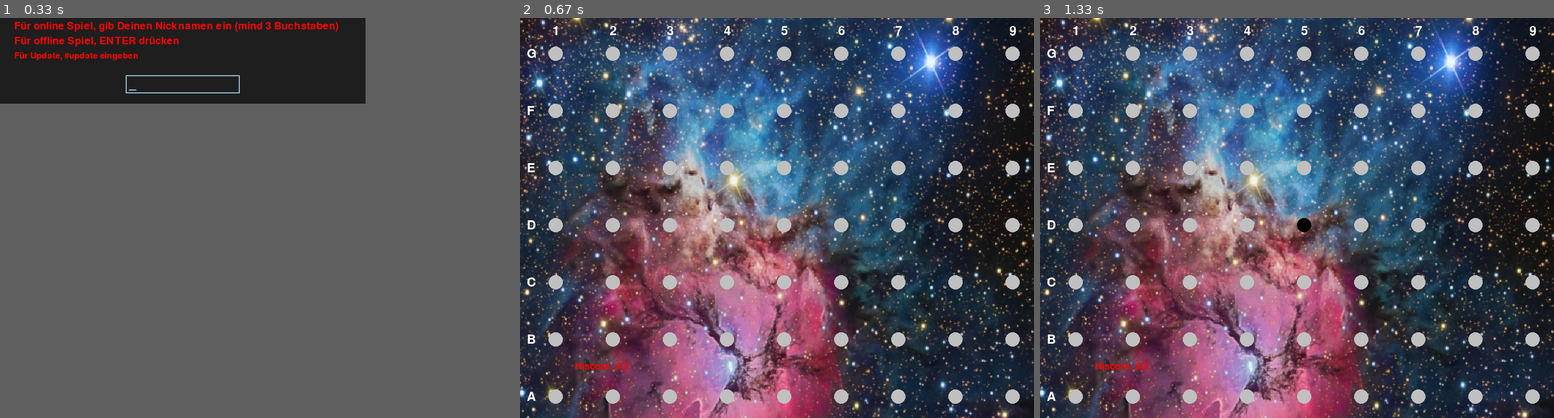
Above: before the commit, frames 1-3 (left to right).
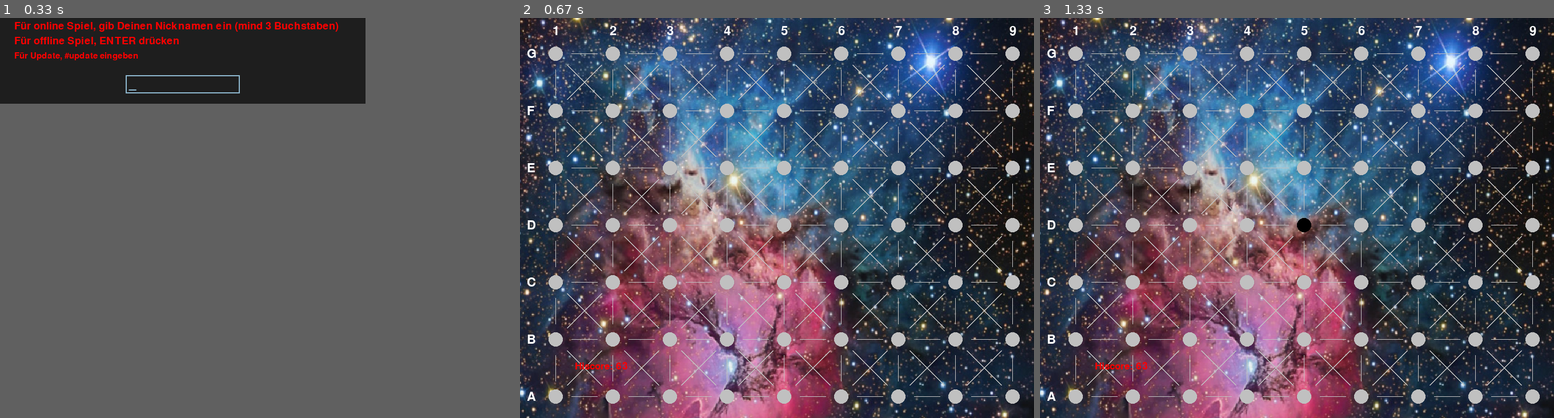
Above: after the commit, the same moments.

Repository: ltspicer/GALAXIS.electronic
Game: pygame game, started from galaxis.py
The game is run twice, just before and just after one commit, with the same random seed, the same clock (stepped at 60 frames per second) and the same inputs.
Inputs (mouse positions are in pixels of both pictures, inside the frame that each line leads up to):
- Up to frame 1 (0.33 s): no input
- Up to frame 2 (0.67 s): tap Enter at 0.33 s
- Up to frame 3 (1.33 s): click (1302, 246) at 0.72 s

Frame 1 is identical in both runs. In frame 2, 2.6% of the frame differs, in the area x 6-96%, y 8-95%; in frame 3, 2.6%.

Commit message:
Add files via upload
V7.5
Gitter hinzugefügt

Diff:
--- a/galaxis.py
+++ b/galaxis.py
@@ -1,9 +1,9 @@
 #!/usr/bin/python3
 
 ###############################
-#   GALAXIS electronic V7.4   #
+#   GALAXIS electronic V7.5   #
 #    von Daniel Luginbuehl    #
-#         (C) 2022            #
+#         (C) 2025            #
 #  webmaster@ltspiceusers.ch  #
 #                             #
 #        Serveradresse        #
@@ -580,14 +580,41 @@
     zahl = zahl * MULTIPLIKATOR
     return zahl
 
+# Kreuz zeichnen (Koordinaten sind links oben)
+def kreuz_zeichnen(spalte,reihe):
+    spalte = spalte * 4
+    reihe  = reihe * 4
+    start_punkt = (kor(spalte)+kor(3.3),kor(reihe)+kor(3.3))
+    end_punkt   = (kor(spalte)+kor(5.7),kor(reihe)+kor(5.7))
+    pygame.draw.line(fenster, GRAU, start_punkt, end_punkt, 2)
+    start_punkt = (kor(spalte)+kor(3.3),kor(reihe)+kor(5.7))
+    end_punkt   = (kor(spalte)+kor(5.7),kor(reihe)+kor(3.3))
+    pygame.draw.line(fenster, GRAU, start_punkt, end_punkt, 2)
+
+# Horizontallinie zeichnen
+def horizontal_linie_zeichnen(spalte,reihe):
+    spalte = spalte * 4
+    reihe  = reihe * 4 + 2.5
+    start_punkt = (kor(spalte)+kor(3.6),kor(reihe))
+    end_punkt   = (kor(spalte)+kor(5.4),kor(reihe))
+    pygame.draw.line(fenster, GRAU, start_punkt, end_punkt, 1)
+
+# Vertikallinie zeichnen
+def vertikal_linie_zeichnen(spalte,reihe):
+    spalte = spalte * 4 + 2.5
+    reihe  = reihe * 4
+    start_punkt = (kor(spalte),kor(reihe)+kor(3.6))
+    end_punkt   = (kor(spalte),kor(reihe)+kor(5.4))
+    pygame.draw.line(fenster, GRAU, start_punkt, end_punkt, 1)
+
 # Punkt zeichnen
 def element_zeichnen(spalte,reihe,farbe):
-    pygame.draw.ellipse(fenster, farbe, [kor(spalte)*4+2*MULTIPLIKATOR, kor(reihe)*4+2*MULTIPLIKATOR,kor(1),kor(1)], 0)
+    pygame.draw.ellipse(fenster, farbe, [kor(spalte)*4+kor(2), kor(reihe)*4+kor(2),kor(1),kor(1)], 0)
 
 # Wert im Punkt zeichnen
 def element_wert(spalte,reihe,wert):
     img = font.render(str(wert), True, SCHWARZ)
-    fenster.blit(img, ([kor(spalte)*4+2.25*MULTIPLIKATOR, kor(reihe)*4+2.05*MULTIPLIKATOR]))
+    fenster.blit(img, ([kor(spalte)*4+kor(2.25), kor(reihe)*4+kor(2.05)]))
 
 # Spielzüge zeichnen
 def spielzuge(wert):
@@ -596,13 +623,13 @@
     else:
         stand = "  Moves:      " + str(wert)
     imag = font.render(stand, True, BLAU)
-    pygame.draw.rect(fenster, SCHWARZ, [kor(4.45)*4+2.66*MULTIPLIKATOR, kor(5.46)*4+2.17*MULTIPLIKATOR,kor(1.8),kor(1)], 0)
-    fenster.blit(imag, ([kor(3.4)*4+2.25*MULTIPLIKATOR, kor(5.5)*4+2.05*MULTIPLIKATOR]))
+    pygame.draw.rect(fenster, SCHWARZ, [kor(20.55), kor(23.93),kor(1.8),kor(1.1)], 0)
+    fenster.blit(imag, ([kor(15.85), kor(24.05)]))
 
 # Hiscore zeichnen
 def hiscore():
     imag = font2.render("Hiscore: " + str(LOCAL_HISCORE), True, ROT)
-    fenster.blit(imag, ([kor(0.4)*4+2.25*MULTIPLIKATOR, kor(5.5)*4+2.05*MULTIPLIKATOR]))
+    fenster.blit(imag, ([kor(3.85), kor(24.05)]))
 
 # Spiel gewonnen
 def gewonnen():
@@ -610,23 +637,23 @@
         imag = font.render("Spiel gewonnen :)", True, ROT)
     else:
         imag = font.render("Won the game :)", True, ROT)
-    fenster.blit(imag, ([kor(2.0)*6+2.25*MULTIPLIKATOR, kor(3.5)*4+2.05*MULTIPLIKATOR]))
+    fenster.blit(imag, ([kor(14.25), kor(16.05)]))
 
 def gewonnen_offline(info):
     imag = font.render(info, True, ROT)
-    fenster.blit(imag, ([kor(1.0)*4+2.25*MULTIPLIKATOR, kor(3.5)*4+2.05*MULTIPLIKATOR]))
+    fenster.blit(imag, ([kor(6.25), kor(16.05)]))
 
 # Spiel verloren
 def verloren(gegner_name):
     if language == "de":
         imag = font.render("Spiel verloren :(", True, ROT)
-        fenster.blit(imag, ([kor(2.0)*6+2.25*MULTIPLIKATOR, kor(3.5)*4+2.05*MULTIPLIKATOR]))
+        fenster.blit(imag, ([kor(14.25), kor(16.05)]))
         print("Gegner hat gewonnen!!!")
         #time.sleep(6.7)
         info = "Dein Gegner " + gegner_name + " hat gewonnen."
     else:
         imag = font.render("Lost the game :(", True, ROT)
-        fenster.blit(imag, ([kor(2.0)*6+2.25*MULTIPLIKATOR, kor(3.5)*4+2.05*MULTIPLIKATOR]))
+        fenster.blit(imag, ([kor(14.25), kor(16.05)]))
         print("Opponent won!!!")
         #time.sleep(6.7)
         info = "Your opponent " + gegner_name + " won."
@@ -644,12 +671,12 @@
         else:
             imag = font.render("Neue Version verfügbar. Soll ich automatisch updaten?", True, ROT)
             fenster.blit(imag, ([kor(6.0), kor(20.05)]))
-        pygame.draw.ellipse(fenster, GELB, [kor(3)*4+MULTIPLIKATOR, kor(5.5)*4+MULTIPLIKATOR,kor(3),kor(3)], 0)
-        pygame.draw.ellipse(fenster, GELB, [kor(5)*4+MULTIPLIKATOR, kor(5.5)*4+MULTIPLIKATOR,kor(3),kor(3)], 0)
+        pygame.draw.ellipse(fenster, GELB, [kor(13), kor(23),kor(3),kor(3)], 0)
+        pygame.draw.ellipse(fenster, GELB, [kor(21), kor(23),kor(3),kor(3)], 0)
         img = font.render(str("Ja"), True, SCHWARZ)
-        fenster.blit(img, ([kor(3)*4+2.00*MULTIPLIKATOR, kor(5.5)*4+2.05*MULTIPLIKATOR]))
+        fenster.blit(img, ([kor(14), kor(24.05)]))
         img = font.render(str("Nein"), True, SCHWARZ)
-        fenster.blit(img, ([kor(5)*4+1.50*MULTIPLIKATOR, kor(5.5)*4+2.05*MULTIPLIKATOR]))
+        fenster.blit(img, ([kor(21.5), kor(24.05)]))
     else:
         if grund == 0:
             imag = font.render("Would you like to play another round?", True, ROT)
@@ -657,17 +684,17 @@
         else:
             imag = font.render("New version available. Should I update automatically?", True, ROT)
             fenster.blit(imag, ([kor(6.0), kor(20.05)]))
-        pygame.draw.ellipse(fenster, GELB, [kor(3)*4+MULTIPLIKATOR, kor(5.5)*4+MULTIPLIKATOR,kor(3),kor(3)], 0)
-        pygame.draw.ellipse(fenster, GELB, [kor(5)*4+MULTIPLIKATOR, kor(5.5)*4+MULTIPLIKATOR,kor(3),kor(3)], 0)
+        pygame.draw.ellipse(fenster, GELB, [kor(13), kor(23),kor(3),kor(3)], 0)
+        pygame.draw.ellipse(fenster, GELB, [kor(21), kor(23),kor(3),kor(3)], 0)
         img = font.render(str("Yes"), True, SCHWARZ)
-        fenster.blit(img, ([kor(3)*4+1.75*MULTIPLIKATOR, kor(5.5)*4+2.05*MULTIPLIKATOR]))
+        fenster.blit(img, ([kor(13.75), kor(24.05)]))
         img = font.render(str("No"), True, SCHWARZ)
-        fenster.blit(img, ([kor(5)*4+2.00*MULTIPLIKATOR, kor(5.5)*4+2.05*MULTIPLIKATOR]))
+        fenster.blit(img, ([kor(22), kor(24.05)]))
 
 
 # Raumschiff zeichnen
 def raumschiff_zeichnen(spalte,reihe,farbe):
-    pygame.draw.ellipse(fenster, farbe, [kor(spalte)*4+1.5*MULTIPLIKATOR, kor(reihe)*4+1.5*MULTIPLIKATOR,kor(2),kor(2)], 0)
+    pygame.draw.ellipse(fenster, farbe, [kor(spalte)*4+kor(1.5), kor(reihe)*4+kor(1.5),kor(2),kor(2)], 0)
 
 # Anfrage auswerten > return 5 = Raumschiff gefunden
 def ping(spalte, reihe):
@@ -771,8 +798,8 @@
 
 # Mauszeiger-Position berechnen
 def fensterposition(x,y):
-    x = abs((x - 0.6 * MULTIPLIKATOR)/(4 * MULTIPLIKATOR))
-    y = abs((y - 0.6 * MULTIPLIKATOR)/(4 * MULTIPLIKATOR))
+    x = abs((x - kor(0.6))/(kor(4)))
+    y = abs((y - kor(0.6))/(kor(4)))
     if x < 0:
         x = 0
     if y < 0:
@@ -784,8 +811,8 @@
     return x, y
 
 def chatfensterposition(x,y):
-    x = abs((x - 0.6 * MULTIPLIKATOR)/(4 * MULTIPLIKATOR))
-    y = abs((y - 0.6 * MULTIPLIKATOR)/(4 * MULTIPLIKATOR))
+    x = abs((x - kor(0.6))/(kor(4)))
+    y = abs((y - kor(0.6))/(kor(4)))
     if x < 0:
         x = 0
     if y < 0:
@@ -796,7 +823,7 @@
 def spielfeld_zeichnen(bg_image):
     # Hintergrundbild holen
     bild = pygame.image.load(pfad + bg_image)
-    bg = pygame.transform.scale(bild, (40 * MULTIPLIKATOR, 28 * MULTIPLIKATOR))
+    bg = pygame.transform.scale(bild, (kor(40), kor(28)))
 
     # Hintergrundfarbe/Bild Fenster
     fenster.fill(SCHWARZ)
@@ -805,19 +832,33 @@
     # X Koordinaten zeichnen 1-9
     for x in range(0,9):
         img = font.render(str(x+1), True, WEISS)
-        fenster.blit(img, (kor(x)*4+2.3*MULTIPLIKATOR, 12))
+        fenster.blit(img, (kor(x)*4+kor(2.3), 12))
 
     # Y Koordinaten zeichnen A-G
     Ybuchstaben='GFEDCBA'
     for x in range(0,7):
         img = font.render(Ybuchstaben[x], True, WEISS)
-        fenster.blit(img, (12, kor(x)*4+2.1*MULTIPLIKATOR))
+        fenster.blit(img, (12, kor(x)*4+kor(2.1)))
 
     # Zeichnen der Punkte im Spielfenster
     for x in range(0,9):
         for y in range(0,7):
             element_zeichnen(x,y,GRAU)
 
+    # Zeichnen der Kreuze im Spielfenster
+    for x in range(0,8):
+        for y in range(0,6):
+            kreuz_zeichnen(x,y)
+
+    # Zeichnen der horizontalen Linien im Spielfenster
+    for x in range(0,8):
+        for y in range(0,7):
+            horizontal_linie_zeichnen(x,y)
+
+    # Zeichnen der vertikalen Linien im Spielfenster
+    for x in range(0,9):
+        for y in range(0,6):
+            vertikal_linie_zeichnen(x,y)
 
 # Offline oder Netzwerk Spiel und/oder Neu gestartet?
 
@@ -948,9 +989,6 @@
 mixer.init()
 mixer.music.set_volume(0.7)
 
-# Multiplikator
-#MULTIPLIKATOR = 20
-
 
 # Bildschirm Aktualisierungen einstellen
 clock = pygame.time.Clock()
@@ -982,7 +1020,7 @@
 if spielmodus == 1:         # Offline Spiel
 
     # Spielfeld erzeugen über Berechnung
-    fenster = pygame.display.set_mode((36 * MULTIPLIKATOR, 28 * MULTIPLIKATOR))
+    fenster = pygame.display.set_mode((kor(36), kor(28)))
 
     # Titel für Fensterkopf
     if language == "de":
@@ -1234,10 +1272,10 @@
         bese = font2.render("Occupied players: " + besetzt, True, farbe)
     if verfugbar != "-":
         pygame.draw.rect(fenster, SCHWARZ, [kor(2.5), kor(30.7),kor(34),kor(1.2)], 0)
-        fenster.blit(verf, ([kor(2.6)*1, kor(5.74)*5.4]))
+        fenster.blit(verf, ([kor(2.6), kor(5.74)*5.4]))
     if besetzt != "-":
         pygame.draw.rect(fenster, SCHWARZ, [kor(2.5), kor(31.822),kor(34),kor(1.2)], 0)
-        fenster.blit(bese, ([kor(2.6)*1, kor(5.92)*5.4]))
+        fenster.blit(bese, ([kor(2.6), kor(5.92)*5.4]))
     pygame.display.flip()
 
 
@@ -1804,7 +1842,7 @@
         self.antwort = 0
         self.spielerbereit = False
         self.gegner = "---"
-        self.version = 7.40
+        self.version = 7.50
         self.spielaktiv = False
         self.old_string = ""
         self.old_string2 = ""
@@ -2078,7 +2116,7 @@
             else:
                 chatanleitung = "Click here to enter a chat message"
         text_surf = font2.render(chatanleitung, True, BLAU)
-        fenster.blit(text_surf, ([kor(37.9), kor(29.376+1.5)]))
+        fenster.blit(text_surf, ([kor(37.9), kor(30.876)]))
         pygame.display.flip()
 
 
@@ -2261,7 +2299,7 @@
 
     # Spielfeld erzeugen über Berechnung
 
-    fenster = pygame.display.set_mode((56 * MULTIPLIKATOR, 33 * MULTIPLIKATOR))
+    fenster = pygame.display.set_mode((kor(56), kor(33)))
 
     # Titel für Fensterkopf
     if language == "de":
